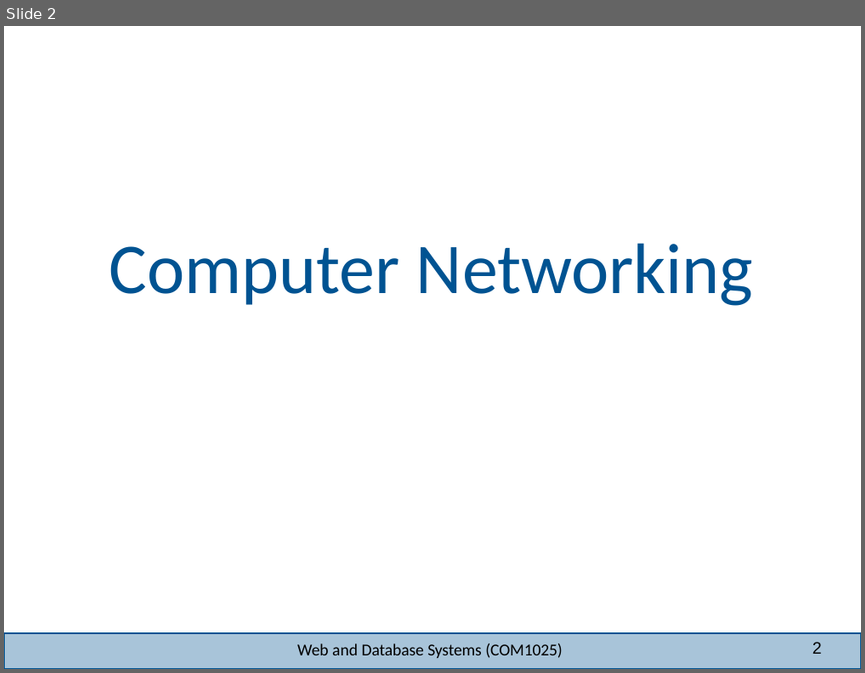
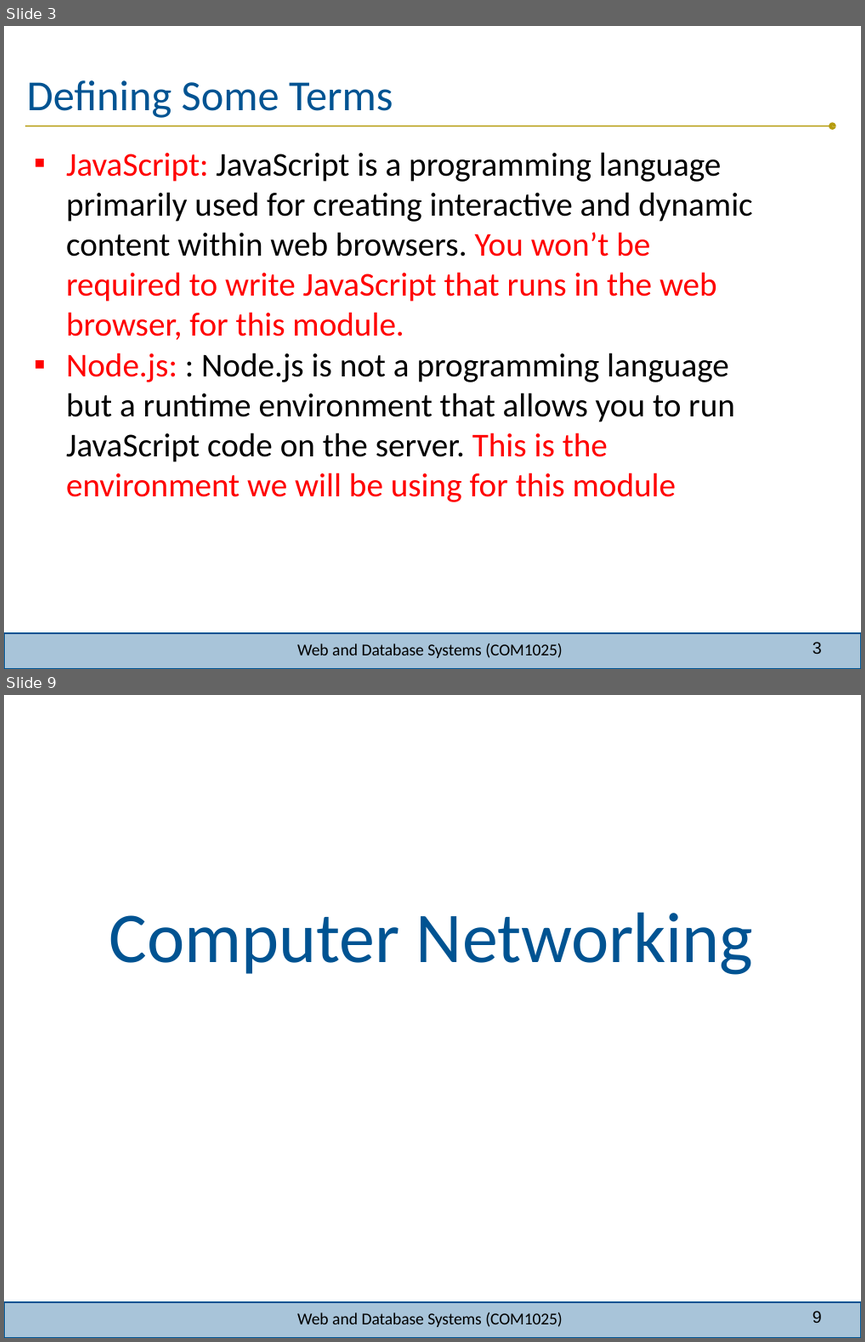
Before and after one commit to joeappleton18/WEB-AND-DATABASE-SYSTEMS, a slide deck: week-8/lecture/lecture.pptx. Shown one above the other, each under a label of ours: slide 2 before the commit, slides 3 and 9 after it; the slides between them are not shown. The pictures are 865x673 and 865x1342 pixels, drawn with LibreOffice and Linux fonts; fonts in the diff are those of the drawing; background and template pictures are left out. Boxes give left, top, right and bottom in pixels: in the first picture for what was removed or moved away, otherwise in the second. Text is boxed around its words. In the diff, an @@ line names an element or a change of style, - is before the commit and + after.

```diff
--- a/week-8/lecture/lecture.pptx
+++ b/week-8/lecture/lecture.pptx
@@ slide 3 added at [4,26,861,669], background #FFFFFF; not listed: 2 template elements that a slide beside it also shows @@
@@ title added at [27,80,393,118], 36 pt, text #005392 @@
+Defining Some Terms
@@ freeform shape added at [25,122,836,129], fill #B59B0C @@
@@ text added at [66,152,752,502], 28 pt, text #000000 @@
+▪ JavaScript: JavaScript is a programming language primarily used for creating interactive and dynamic content within web browsers. You won’t be required to write JavaScript that runs in the web browser, for this module.
+▪ Node.js: : Node.js is not a programming language but a runtime environment that allows you to run JavaScript code on the server. This is the environment we will be using for this module
@@ text added at [297,643,562,658], 14 pt, text #000000 @@
+Web and Database Systems (COM1025)
@@ page number added at [812,641,822,653], 14 pt, text #000000 @@
+3
@@ what was slide 2 is now slide 9 @@
@@ page number at [812,1310,822,1322]: text changed @@
-2
+9
```
Also in this commit, not shown: 10 slides changed, 2 other slides added, 29 slides removed, 20 other files.
